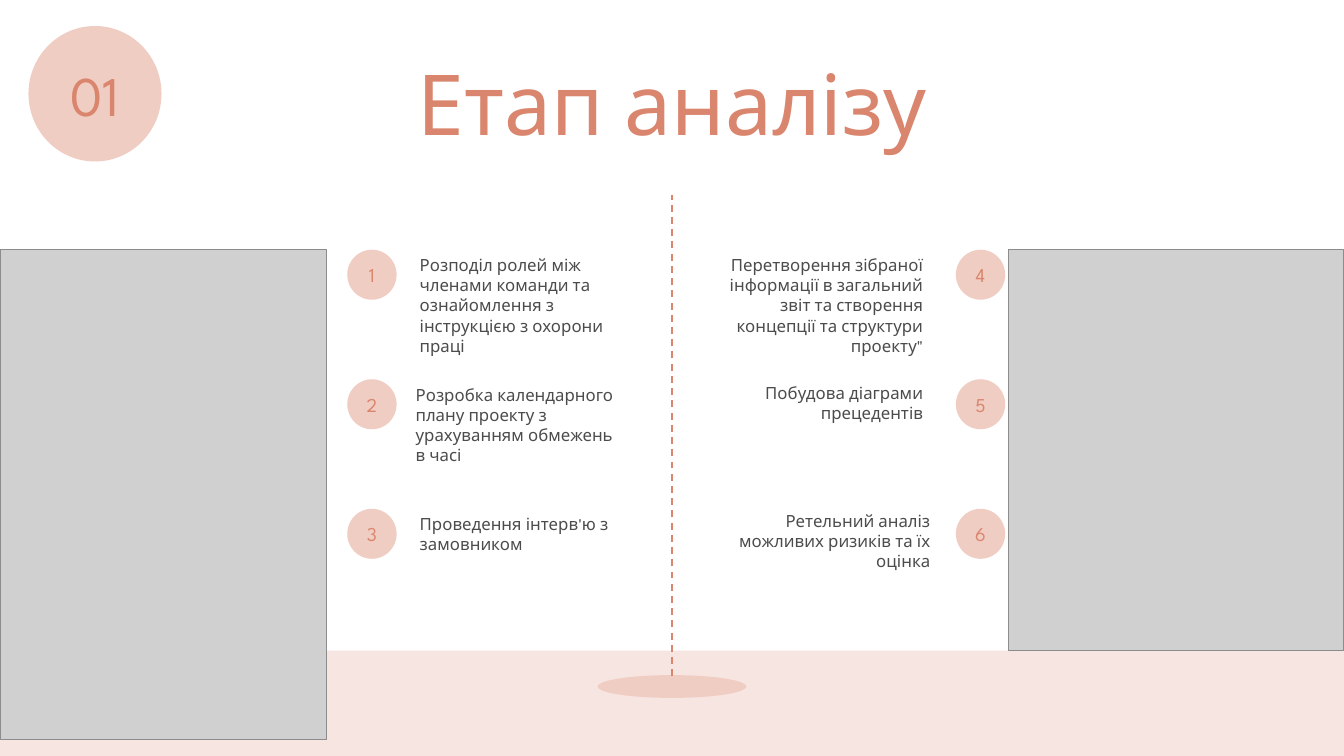
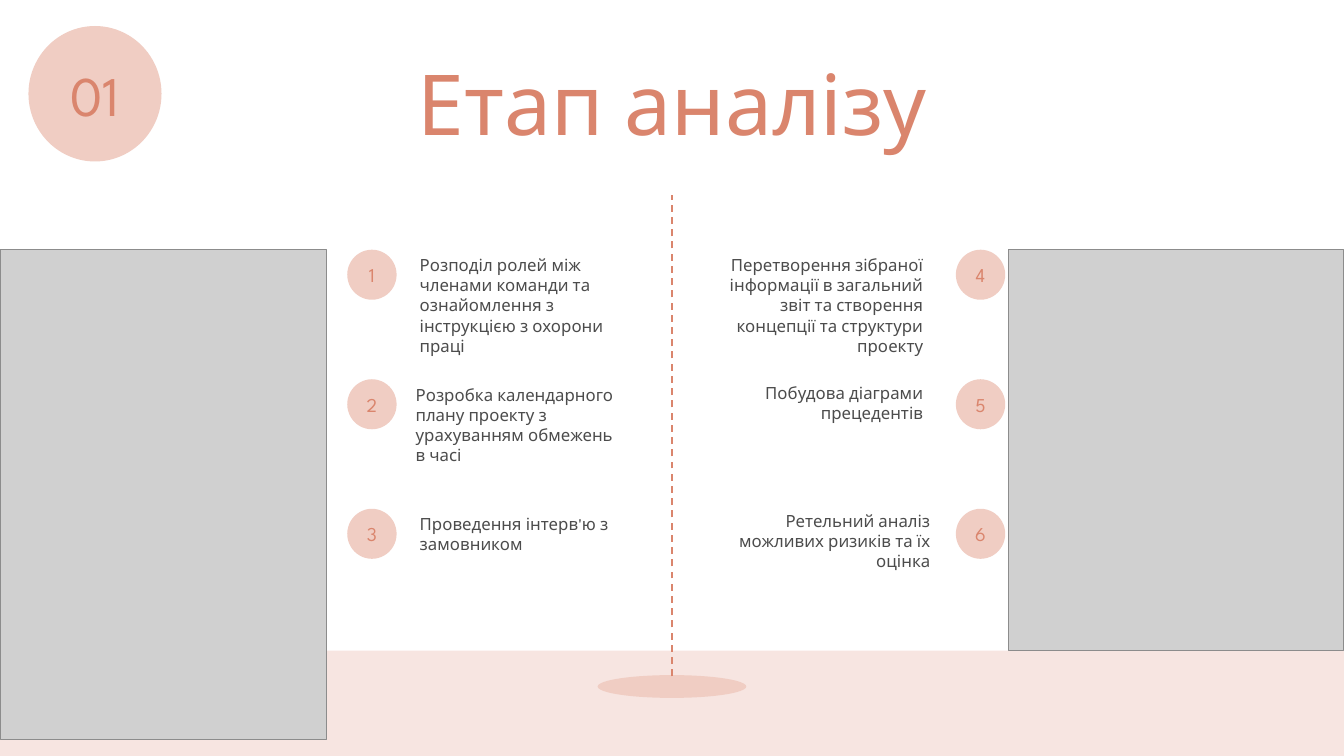
Before and after one commit to ppc-ntu-khpi/Practice-34-2-2023, a slide deck: slide 5 of docs/5.Deploying/Other/Презентація проекту.pptx. Drawn at 1344x756 pixels with LibreOffice and Linux fonts; fonts in the diff are those of the drawing; grey boxes stand for pictures. Boxes give left, top, right and bottom in pixels: in the first picture for what was removed or moved away, otherwise in the second. Text is boxed around its words. In the diff, an @@ line names an element or a change of style, - is before the commit and + after.

Commit message:
Виправлення

```diff
--- a/docs/5.Deploying/Other/Презентація проекту.pptx
+++ b/docs/5.Deploying/Other/Презентація проекту.pptx
@@ text at (x1=730, y1=258, x2=923, y2=356): text changed @@
-Перетворення зібраної інформації в загальний звіт та створення концепції та структури проекту"
+Перетворення зібраної інформації в загальний звіт та створення концепції та структури проекту
```
